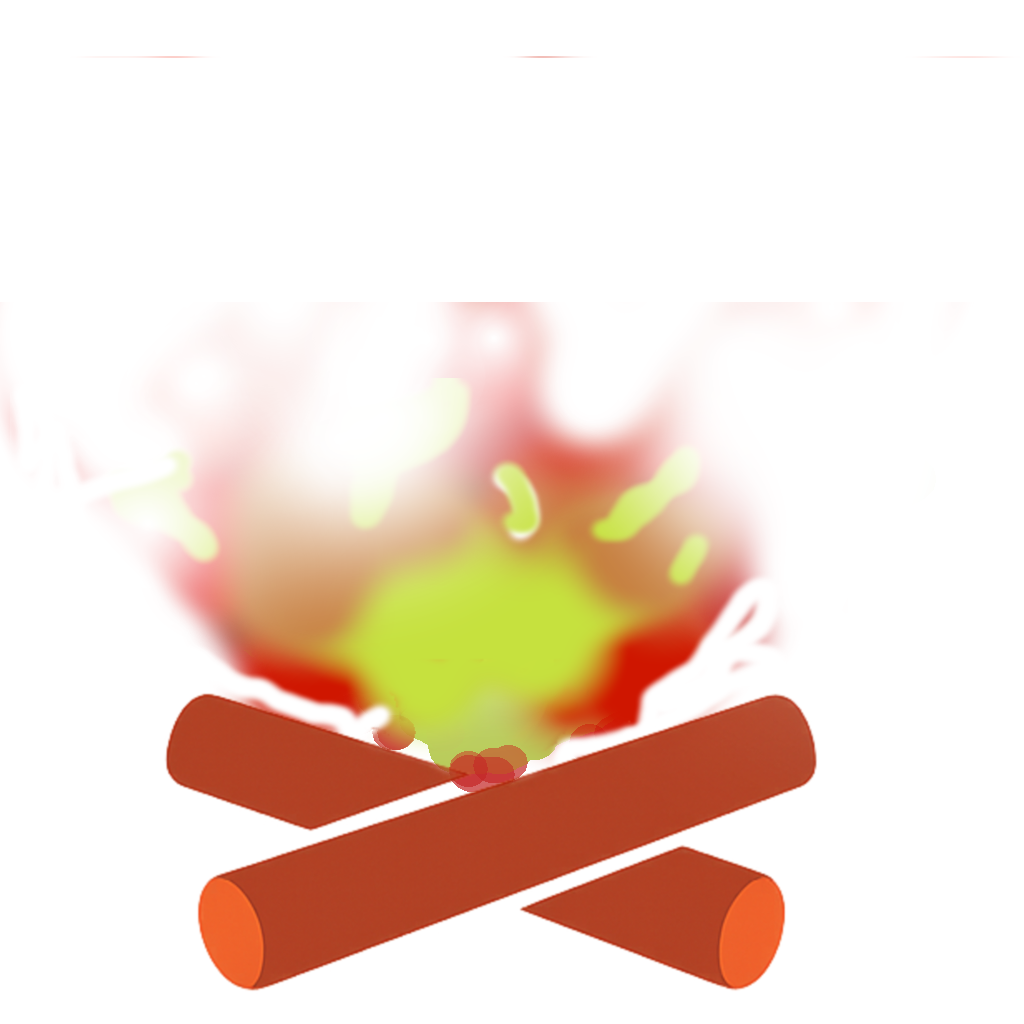
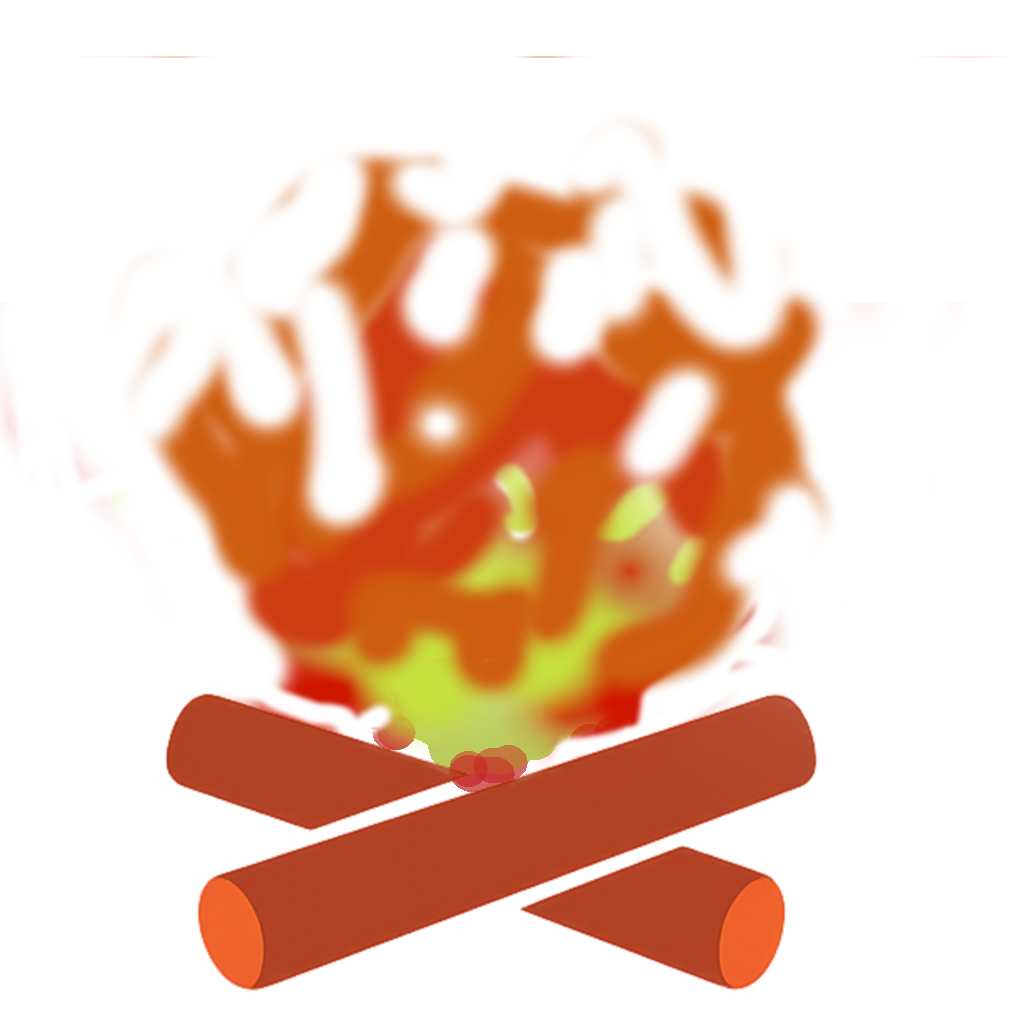
Layered file, before and after one edit (1024 × 1024). Changes by layer:
painted on "capaestado" over [109, 113, 838, 712]
